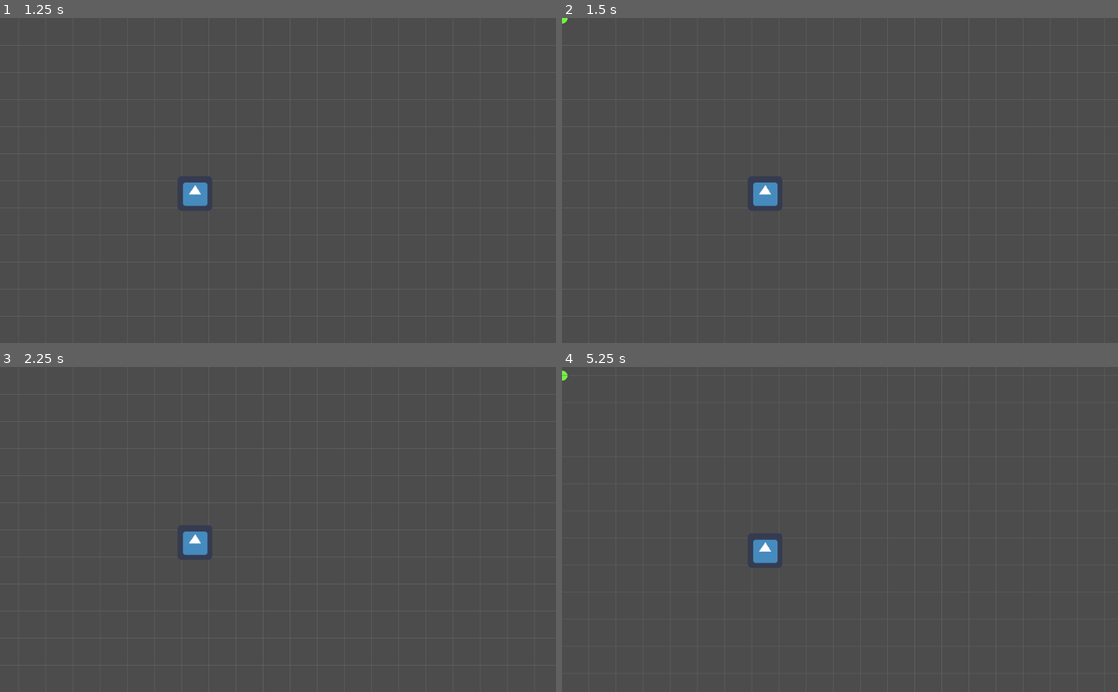
Above: before the commit, frames 1-4 (two rows, left to right).
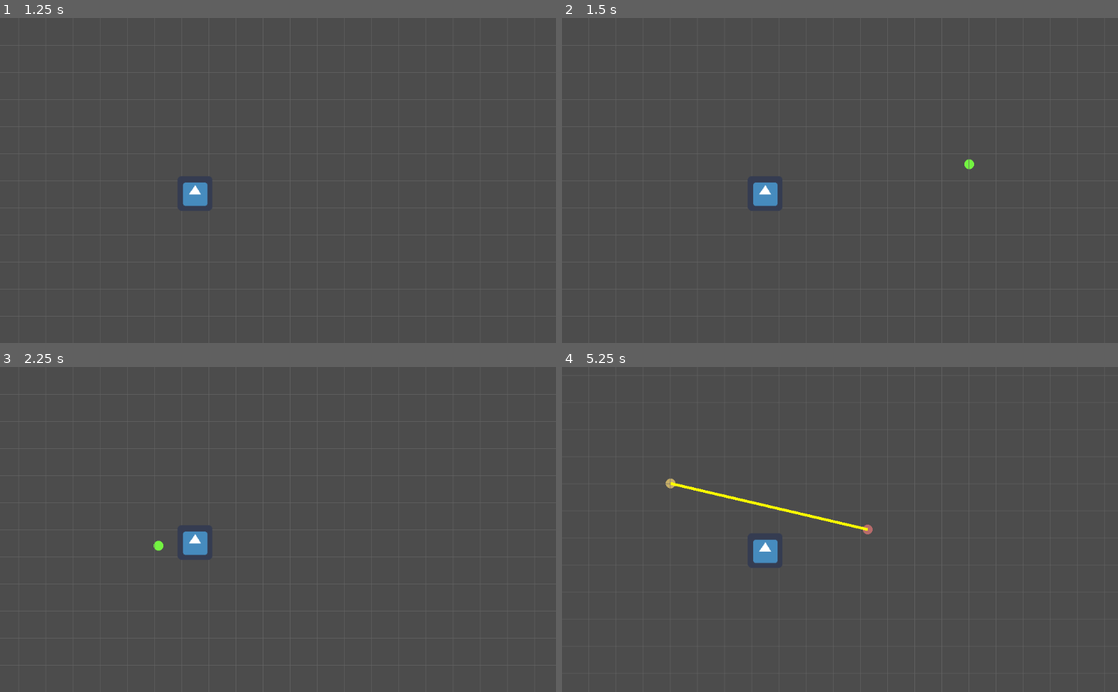
Above: after the commit, the same moments.

Repository: luluu9/Space-Race
Game: Godot game, scene res://Map creator/map_creator.tscn
Two runs of this game, one before a commit and one after it. Both use one fixed random seed, a clock stepped at 60 frames per second and the inputs below. This scene is started directly instead of the project's main scene. The engine's default icon, where the game draws it, is replaced by a stand-in: a white triangle on a blue panel in a dark square.
Inputs (mouse positions are in pixels of both pictures, inside the frame that each line leads up to):
- Up to frame 1 (1.25 s): tap Enter at 0.5 s; move the mouse to (400, 164) at 0.52 s; hold D (RIGHT) from 0.53 s (still down); hold Ctrl from 0.53 s (still down); click (400, 164) at 0.67 s
- Up to frame 2 (1.5 s): tap M (MAP_CSTARTPOINT, bound only after the commit) at 1.25 s; move the mouse to (728, 196) at 1.27 s; release D (RIGHT) at 1.28 s; release Ctrl at 1.28 s; hold A (LEFT) from 1.28 s (still down); tap Shift at 1.35 s; click (728, 196) at 1.42 s
- Up to frame 3 (2.25 s): tap M (MAP_CSTARTPOINT, bound only after the commit) at 2 s; move the mouse to (333, 458) at 2.02 s; release A (LEFT) at 2.03 s; hold D (RIGHT) from 2.03 s (still down); hold Ctrl from 2.03 s (still down); click (333, 458) at 2.17 s
- Up to frame 4 (5.25 s): tap M (MAP_CSTARTPOINT, bound only after the commit) at 2.75, 3.5, 4.25, 4.9 s; move the mouse to (812, 594) at 2.77 s; release D (RIGHT) at 2.78 s; release Ctrl at 2.78 s; hold W 2.78-3.53 s; tap Shift at 2.85, 4.35 s; click (812, 594) at 2.92 s; move the mouse to (1006, 578) at 3.52 s; hold Ctrl 3.53-4.28 s; hold A (LEFT) from 3.53 s (still down); click (1006, 578) at 3.67 s; tap N (MAP_CREATE, bound only after the commit) at 4.15 s; move the mouse to (673, 480) at 4.27 s; click (673, 480) at 4.42 s; move the mouse to (867, 529) at 5.02 s; hold Ctrl from 5.03 s (still down); click (867, 529) at 5.17 s

Frame 1 is identical in both runs. In frame 2, less than 0.1% of the frame differs, in the area x 0-75%, y 0-47%; in frame 3, less than 0.1%; in frame 4, 0.4%, in the area x 0-56%, y 1-52%.

Commit message:
Fix dependencies and default keys

Diff:
--- a/Map creator/map_creator.tscn
+++ b/Map creator/map_creator.tscn
@@ -4,37 +4,98 @@
 [ext_resource path="res://Map creator/Camera2D.gd" type="Script" id=2]
 [ext_resource path="res://icon.png" type="Texture" id=3]
 
-[node name="map_generator" type="Node2D"]
+[node name="map_generator" type="Node2D" index="0"]
+
 script = ExtResource( 1 )
 
-[node name="Camera2D" type="Camera2D" parent="."]
+[node name="Camera2D" type="Camera2D" parent="." index="0"]
+
 anchor_mode = 0
+rotating = false
 current = true
+zoom = Vector2( 1, 1 )
+limit_left = -10000000
+limit_top = -10000000
+limit_right = 10000000
+limit_bottom = 10000000
+limit_smoothed = false
+drag_margin_h_enabled = true
+drag_margin_v_enabled = true
+smoothing_enabled = false
+smoothing_speed = 5.0
+offset_v = 0.0
+offset_h = 0.0
+drag_margin_left = 0.2
+drag_margin_top = 0.2
+drag_margin_right = 0.2
+drag_margin_bottom = 0.2
+editor_draw_screen = true
+editor_draw_limits = false
+editor_draw_drag_margin = false
 script = ExtResource( 2 )
 
-[node name="icon" type="Sprite" parent="."]
+[node name="icon" type="Sprite" parent="." index="1"]
+
 position = Vector2( 374.107, 323.824 )
 texture = ExtResource( 3 )
 
-[node name="CenterContainer" type="CenterContainer" parent="."]
+[node name="CenterContainer" type="CenterContainer" parent="." index="2"]
+
+anchor_left = 0.0
+anchor_top = 0.0
 anchor_right = 1.0
 anchor_bottom = 1.0
 margin_right = 1024.0
 margin_bottom = 600.0
+rect_pivot_offset = Vector2( 0, 0 )
+rect_clip_content = false
 mouse_filter = 2
+mouse_default_cursor_shape = 0
+size_flags_horizontal = 1
+size_flags_vertical = 1
+use_top_left = false
 
-[node name="Popup" type="Popup" parent="CenterContainer"]
-visible = true
-margin_left = 512.0
-margin_top = 300.0
-margin_right = 512.0
-margin_bottom = 300.0
+[node name="Popup" type="Popup" parent="CenterContainer" index="0"]
+
+anchor_left = 0.0
+anchor_top = 0.0
+anchor_right = 0.0
+anchor_bottom = 0.0
+margin_left = 544.0
+margin_top = 332.0
+margin_right = 544.0
+margin_bottom = 332.0
 grow_horizontal = 2
 grow_vertical = 2
+rect_pivot_offset = Vector2( 0, 0 )
+rect_clip_content = false
+mouse_filter = 0
+mouse_default_cursor_shape = 0
+size_flags_horizontal = 1
+size_flags_vertical = 1
+popup_exclusive = false
 
-[node name="LineEdit" type="LineEdit" parent="CenterContainer/Popup"]
+[node name="LineEdit" type="LineEdit" parent="CenterContainer/Popup" index="0"]
+
+anchor_left = 0.0
+anchor_top = 0.0
+anchor_right = 0.0
+anchor_bottom = 0.0
 margin_left = -29.0
 margin_top = -12.0
 margin_right = 71.0
 margin_bottom = 18.0
+rect_pivot_offset = Vector2( 0, 0 )
+rect_clip_content = false
+focus_mode = 2
+mouse_filter = 0
+mouse_default_cursor_shape = 1
+size_flags_horizontal = 1
+size_flags_vertical = 1
+focus_mode = 2
+context_menu_enabled = true
 placeholder_text = "Nazwa..."
+placeholder_alpha = 0.6
+caret_blink = false
+caret_blink_speed = 0.65
+caret_position = 0
--- a/project.godot
+++ b/project.godot
@@ -22,6 +22,12 @@
 RIGHT=[ Object(InputEventKey,"resource_local_to_scene":false,"resource_name":"","device":0,"alt":false,"shift":false,"control":false,"meta":false,"command":false,"pressed":false,"scancode":68,"unicode":0,"echo":false,"script":null)
 , Object(InputEventKey,"resource_local_to_scene":false,"resource_name":"","device":0,"alt":false,"shift":false,"control":false,"meta":false,"command":false,"pressed":false,"scancode":16777233,"unicode":0,"echo":false,"script":null)
  ]
+MAP_SAVE=[ Object(InputEventKey,"resource_local_to_scene":false,"resource_name":"","device":0,"alt":false,"shift":false,"control":false,"meta":false,"command":false,"pressed":false,"scancode":83,"unicode":0,"echo":false,"script":null)
+ ]
+MAP_CREATE=[ Object(InputEventKey,"resource_local_to_scene":false,"resource_name":"","device":0,"alt":false,"shift":false,"control":false,"meta":false,"command":false,"pressed":false,"scancode":78,"unicode":0,"echo":false,"script":null)
+ ]
+MAP_CSTARTPOINT=[ Object(InputEventKey,"resource_local_to_scene":false,"resource_name":"","device":0,"alt":false,"shift":false,"control":false,"meta":false,"command":false,"pressed":false,"scancode":77,"unicode":0,"echo":false,"script":null)
+ ]
 
 [rendering]
 
